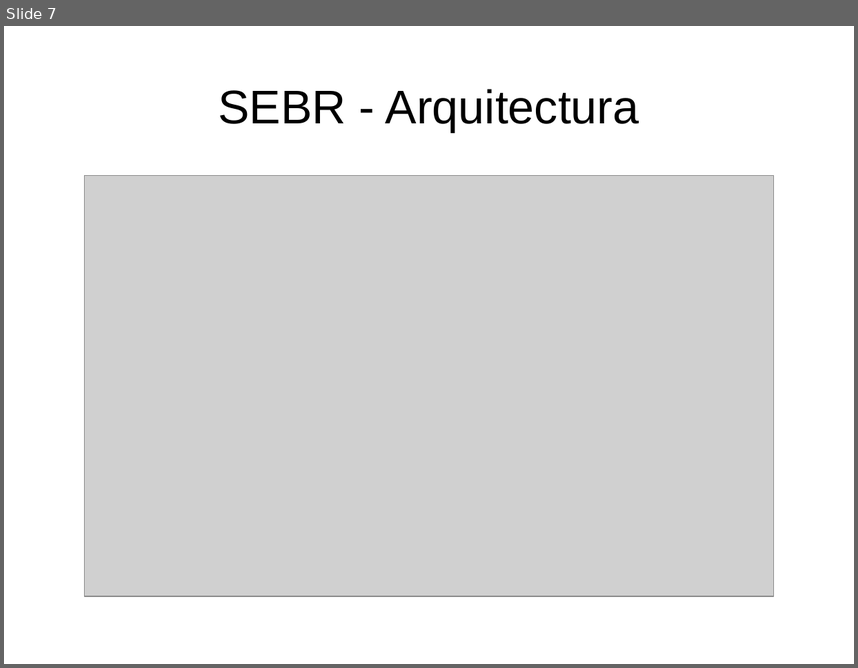
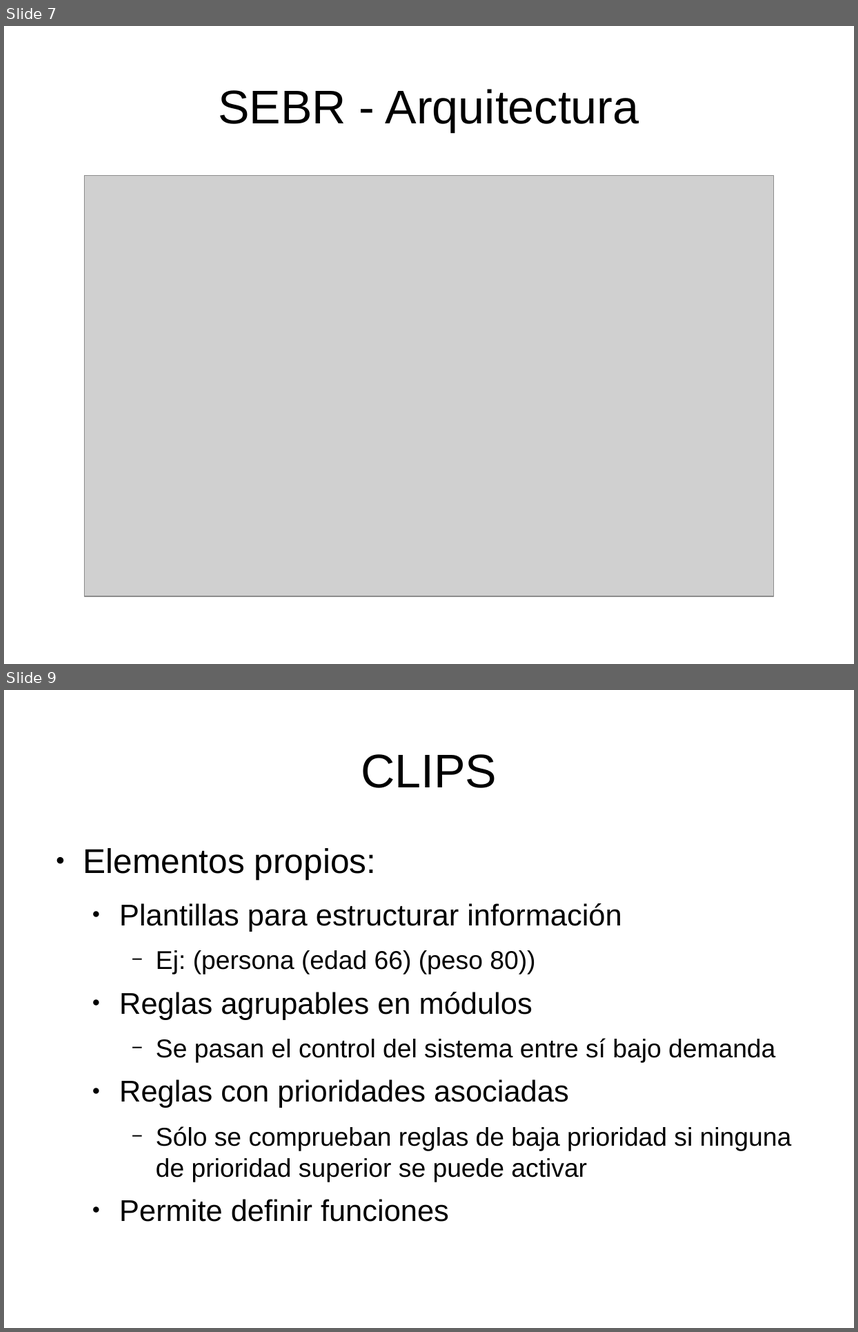
Before and after one commit to rompehielos013013013/gsiege, a slide deck: presentacion/expertoUCLM2014/SSEE-IA.odp. Shown one above the other, each under a label of ours: slide 7 before the commit, slides 7 and 9 after it; the slides between them are not shown. The pictures are 858x668 and 858x1332 pixels, drawn with LibreOffice and Linux fonts; fonts in the diff are those of the drawing; grey boxes stand for pictures. Boxes give left, top, right and bottom in pixels: in the first picture for what was removed or moved away, otherwise in the second. Text is boxed around its words. In the diff, an @@ line names an element or a change of style, - is before the commit and + after.

```diff
--- a/presentacion/expertoUCLM2014/SSEE-IA.odp
+++ b/presentacion/expertoUCLM2014/SSEE-IA.odp
@@ slide 9 added at [4, 690, 854, 1328], background #FFFFFF @@
@@ title added at [361, 754, 497, 788], 44 pt, text #000000 @@
+CLIPS
@@ text added at [83, 848, 792, 1221], 24 pt, text #000000 @@
+● Elementos propios:
+  ● Plantillas para estructurar información
+    − Ej: (persona (edad 66) (peso 80))
+  ● Reglas agrupables en módulos
+    − Se pasan el control del sistema entre sí bajo demanda
+  ● Reglas con prioridades asociadas
+    − Sólo se comprueban reglas de baja prioridad si ninguna de prioridad superior se puede activar
+  ● Permite definir funciones
```
Also in this commit, not shown: 6 slides changed, 10 other slides added, 1 slide removed, 1 other file.
